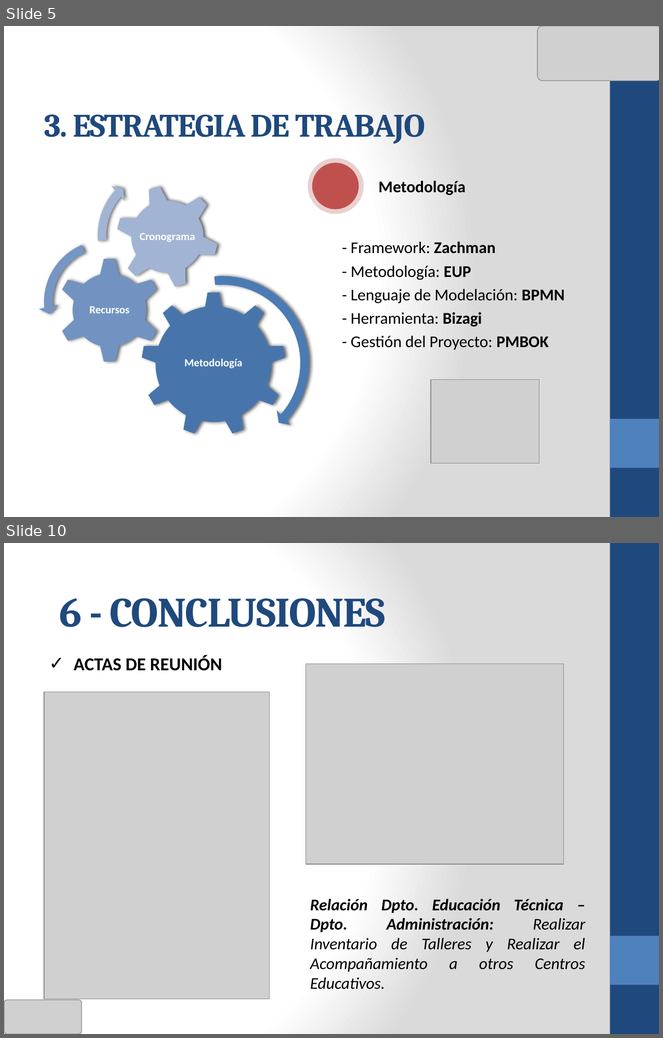
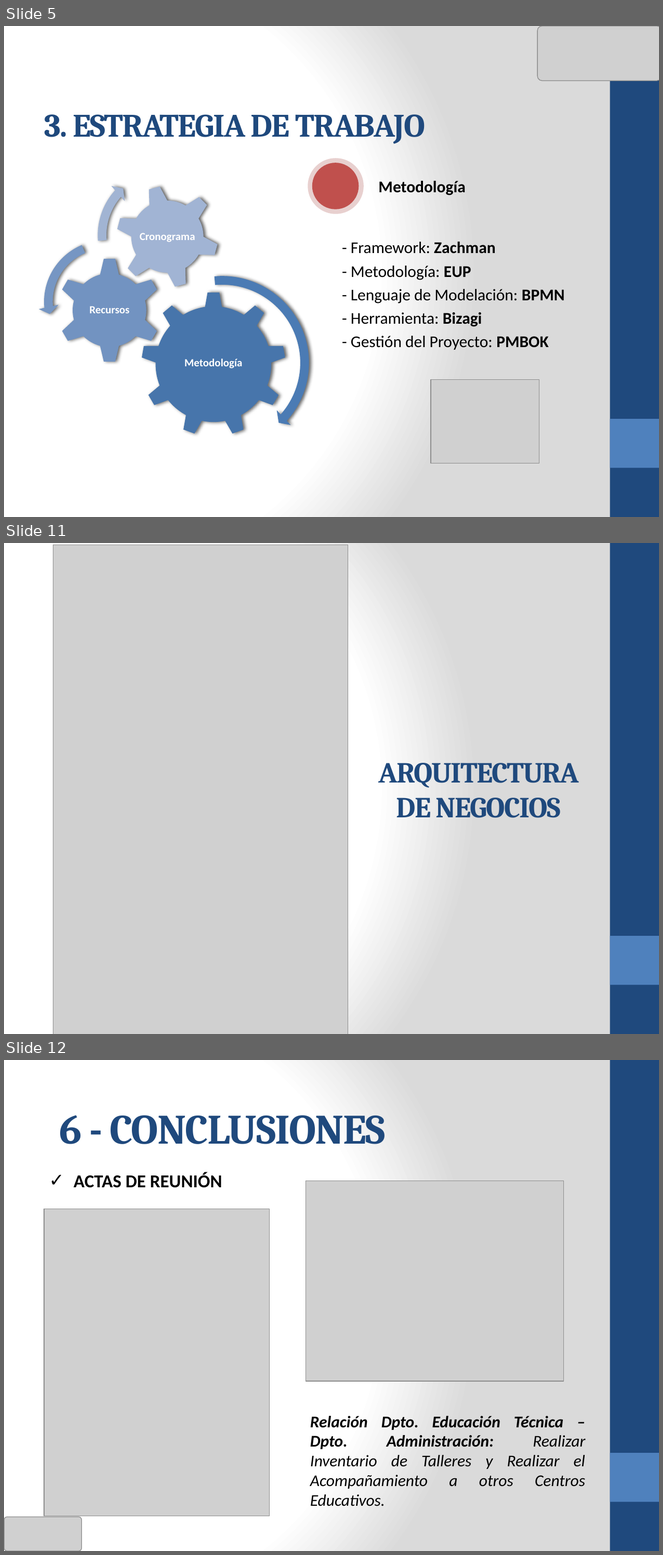
Before and after one commit to cms/proyecto-fya, a slide deck: Presentacion Final Ciclo 2011-02/ANOCFAP-[Presentación Final v2.0].pptx. Shown one above the other, each under a label of ours: slides 5 and 10 before the commit, slides 5, 11 and 12 after it; the slides between them are not shown. The pictures are 663x1038 and 663x1555 pixels, drawn with LibreOffice and Linux fonts; fonts in the diff are those of the drawing; grey boxes stand for pictures. Boxes give left, top, right and bottom in pixels: in the first picture for what was removed or moved away, otherwise in the second. Text is boxed around its words. In the diff, an @@ line names an element or a change of style, - is before the commit and + after.

```diff
--- a/Presentacion Final Ciclo 2011-02/ANOCFAP-[Presentación Final v2.0].pptx
+++ b/Presentacion Final Ciclo 2011-02/ANOCFAP-[Presentación Final v2.0].pptx
@@ slide 11 added at box(4, 543, 659, 1034), background gradient #FFFFFF to #DADADA; not listed: 2 template elements that a slide beside it also shows @@
@@ picture added at box(53, 545, 348, 1034) @@
@@ title added at box(379, 763, 580, 818), 32 pt, text #1F497D, bold @@
+ARQUITECTURA DE NEGOCIOS
@@ what was slide 10 is now slide 12 @@
```
Also in this commit, not shown: 7 slides changed, 7 other slides added, 1 slide removed, 1 other file.
